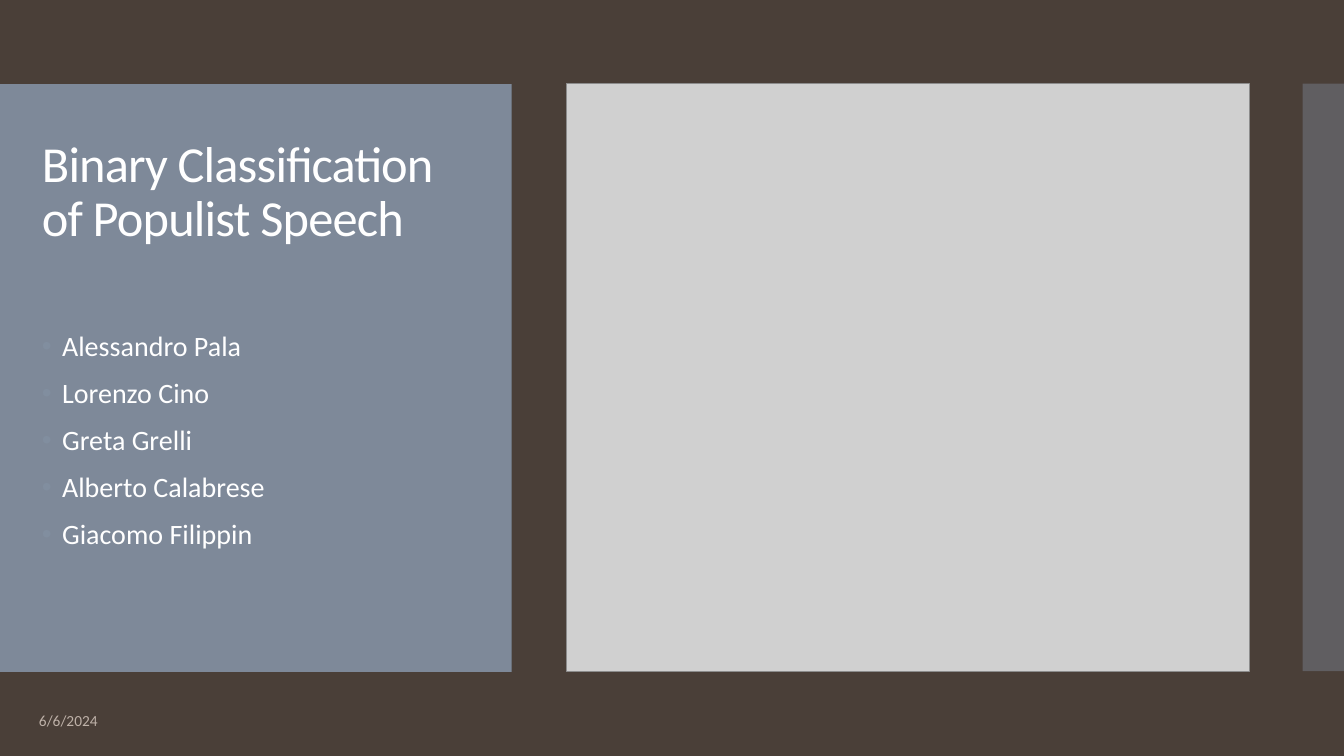
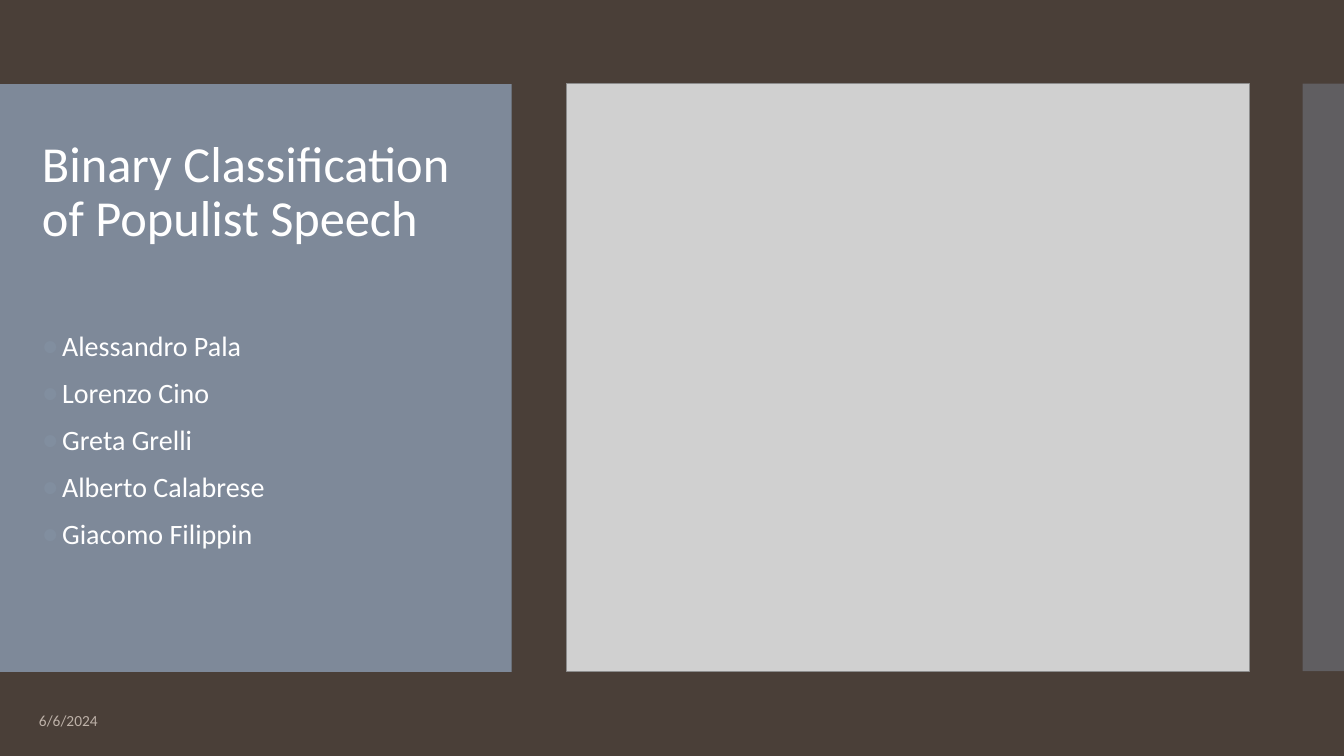
Before and after one commit to Aiecco/BERT-Based-Classification-of-Populist-Discourse, a slide deck: slide 1 of Binary Classification of Populist Speech.pptx. Drawn at 1344x756 pixels with LibreOffice and Linux fonts; fonts in the diff are those of the drawing; grey boxes stand for pictures. Boxes give left, top, right and bottom in pixels: in the first picture for what was removed or moved away, otherwise in the second. Text is boxed around its words. In the diff, an @@ line names an element or a change of style, - is before the commit and + after.

```diff
--- a/Binary Classification of Populist Speech.pptx
+++ b/Binary Classification of Populist Speech.pptx
@@ title "Binary Classification of Populist Speech" at (42, 147, 449, 244): letter spacing -0.6 to 0 pt @@
```
Also in this commit, not shown: 12 other slides changed.
